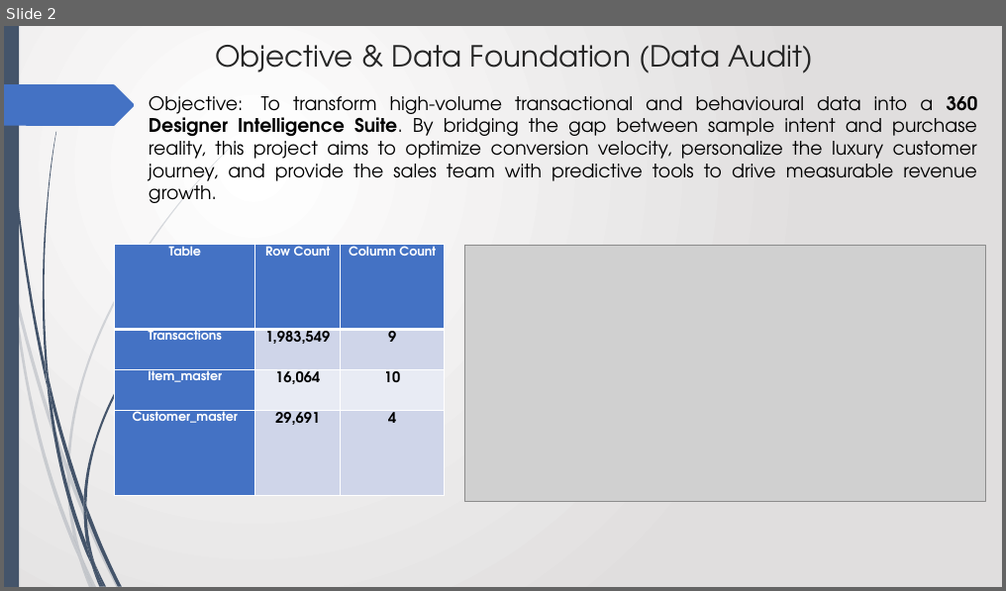
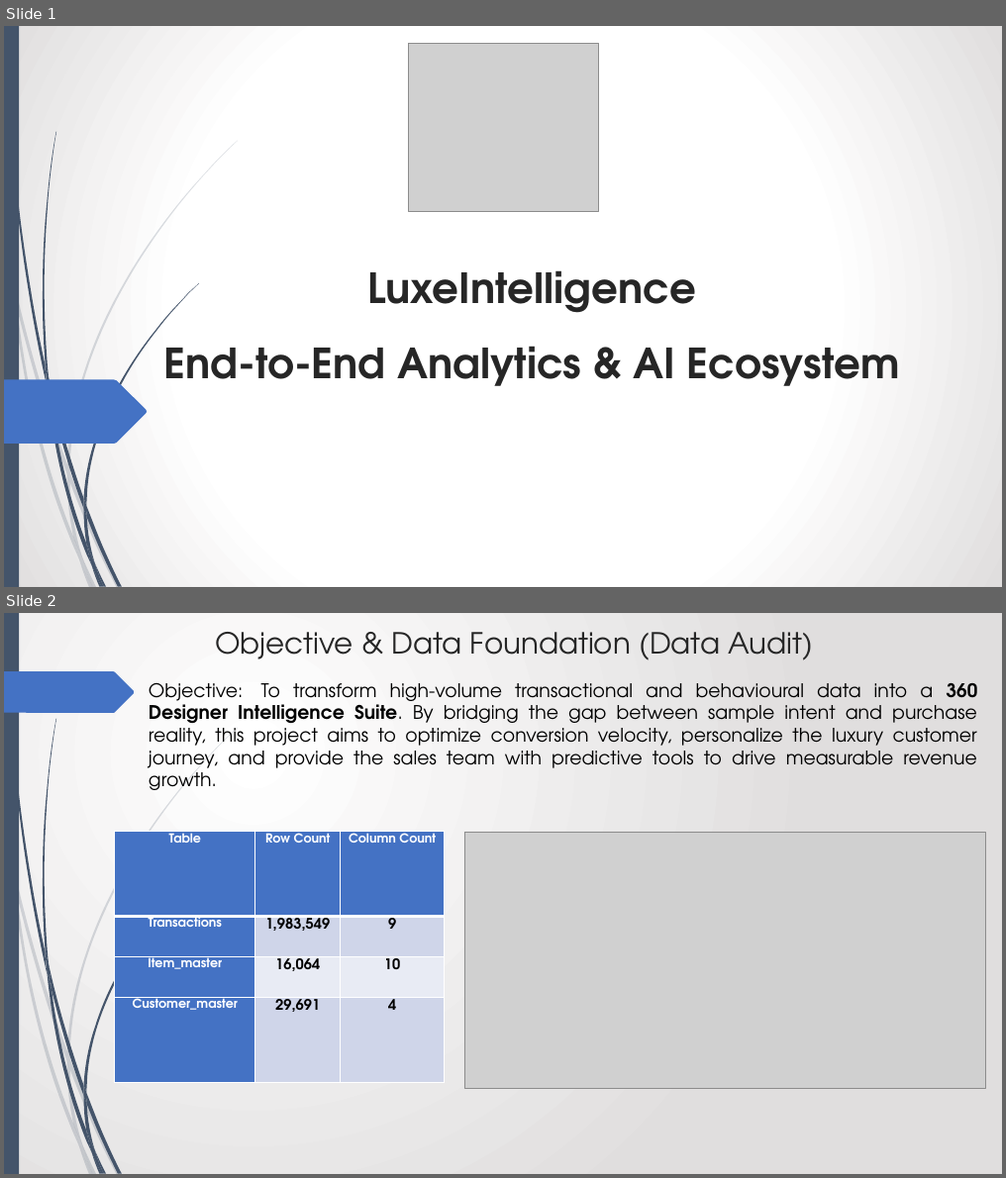
Before and after one commit to Avinash-patnaik/schumacher-customer-segmentation, a slide deck: luxeintelligence.pptx. Shown one above the other, each under a label of ours: slide 2 before the commit, slides 1 and 2 after it. The pictures are 1006x591 and 1006x1178 pixels, drawn with LibreOffice and Linux fonts; fonts in the diff are those of the drawing; grey boxes stand for pictures. Boxes give left, top, right and bottom in pixels: in the first picture for what was removed or moved away, otherwise in the second. Text is boxed around its words. In the diff, an @@ line names an element or a change of style, - is before the commit and + after.

```diff
--- a/luxeintelligence.pptx
+++ b/luxeintelligence.pptx
@@ slide 1 added at box(4, 26, 1002, 587), background gradient #FFFFFF to #E1DFDF; not listed: 23 template elements that a slide beside it also shows @@
@@ picture added at box(409, 43, 598, 212) @@
@@ title added at box(164, 271, 900, 386), 40 pt, text #262626, bold @@
+LuxeIntelligence
+End-to-End Analytics & AI Ecosystem
@@ freeform shape added at box(4, 380, 147, 444), fill #4472C4 @@
```
Also in this commit, not shown: 2 slides changed, 5 other slides added, 1 slide removed, 3 other files.
